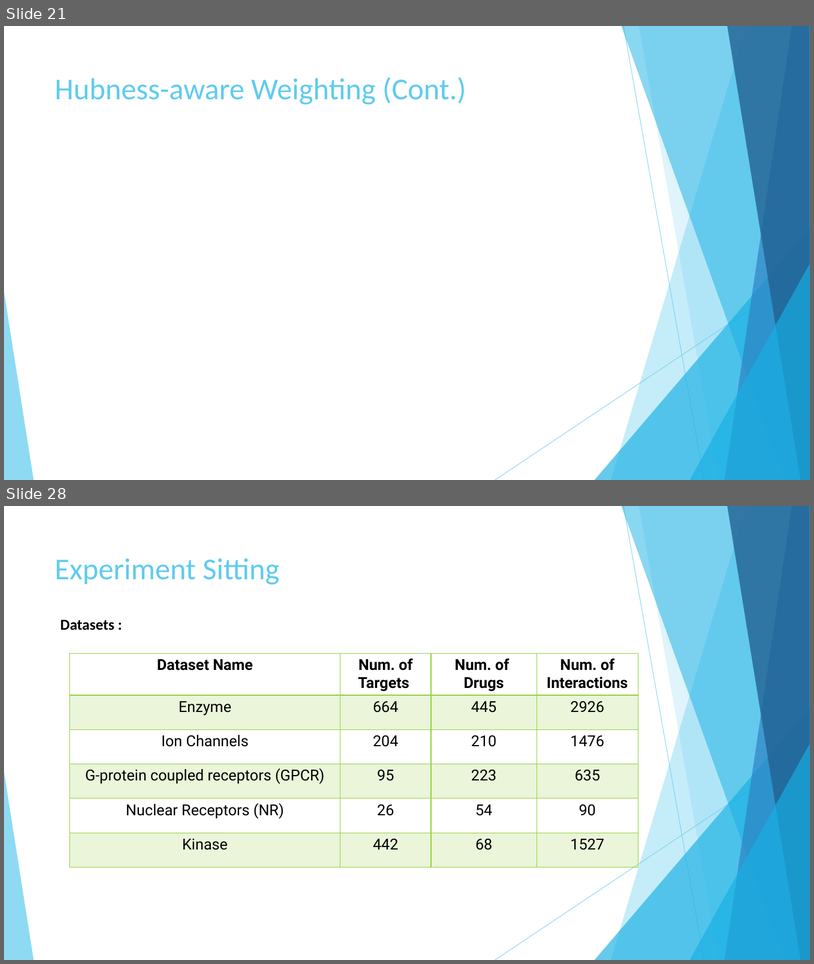
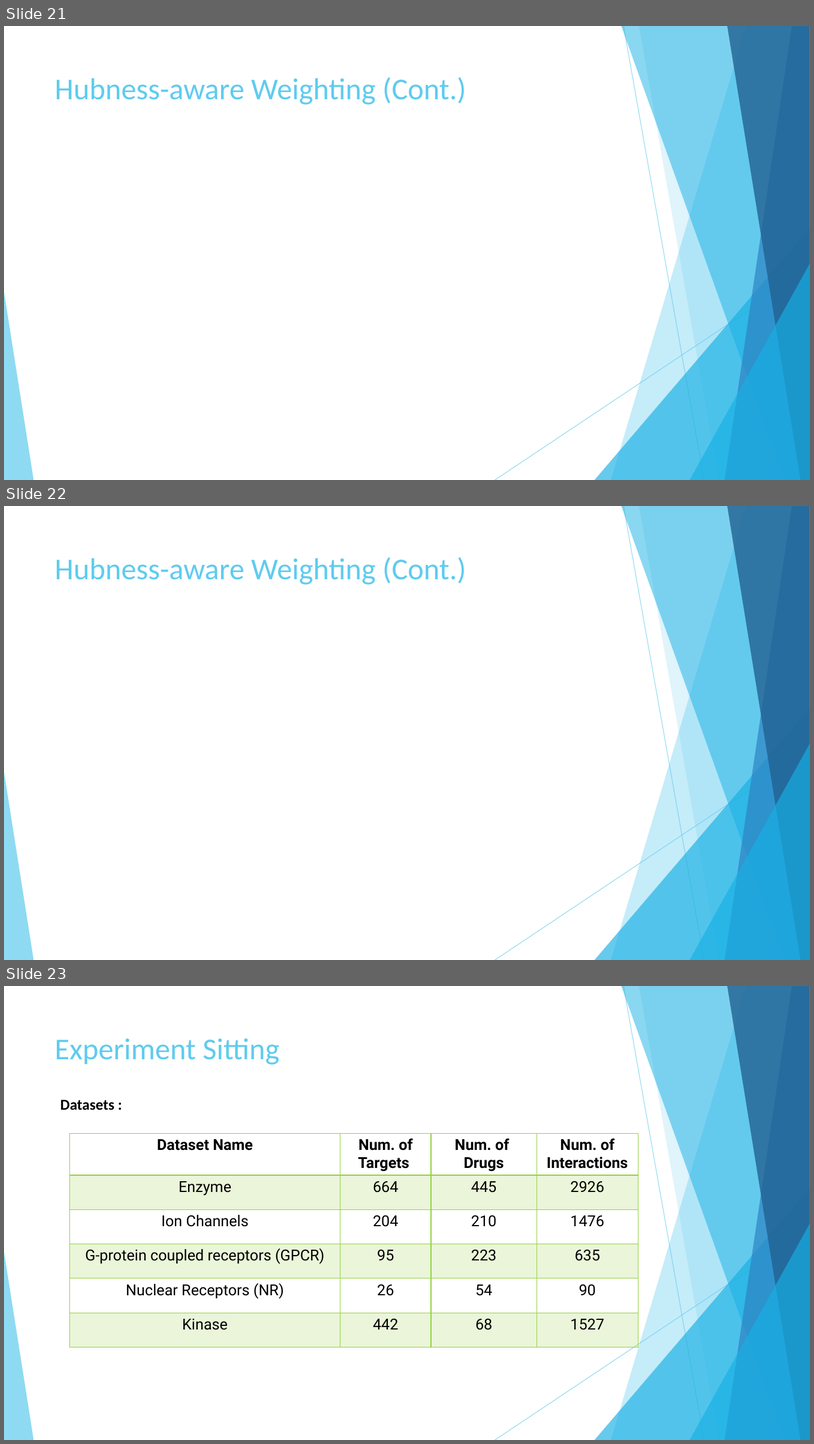
Before and after one commit to AbdullahAlZoabi/Drug-Target-Interaction-Prediction, a slide deck: Drug-Target Interaction Prediction.pptx. Shown one above the other, each under a label of ours: slides 21 and 28 before the commit, slides 21, 22 and 23 after it; the slides between them are not shown. The pictures are 814x964 and 814x1444 pixels, drawn with LibreOffice and Linux fonts; fonts in the diff are those of the drawing; grey boxes stand for pictures. Boxes give left, top, right and bottom in pixels: in the first picture for what was removed or moved away, otherwise in the second. Text is boxed around its words. In the diff, an @@ line names an element or a change of style, - is before the commit and + after.

```diff
--- a/Drug-Target Interaction Prediction.pptx
+++ b/Drug-Target Interaction Prediction.pptx
@@ slide 22 added at box(4, 506, 810, 960), background #FFFFFF; not listed: 10 template elements that a slide beside it also shows @@
@@ title added at box(55, 557, 467, 585), 36 pt, text #5FCBEF @@
+Hubness-aware Weighting (Cont.)
@@ what was slide 28 is now slide 23 @@
```
Also in this commit, not shown: 4 other slides added.
